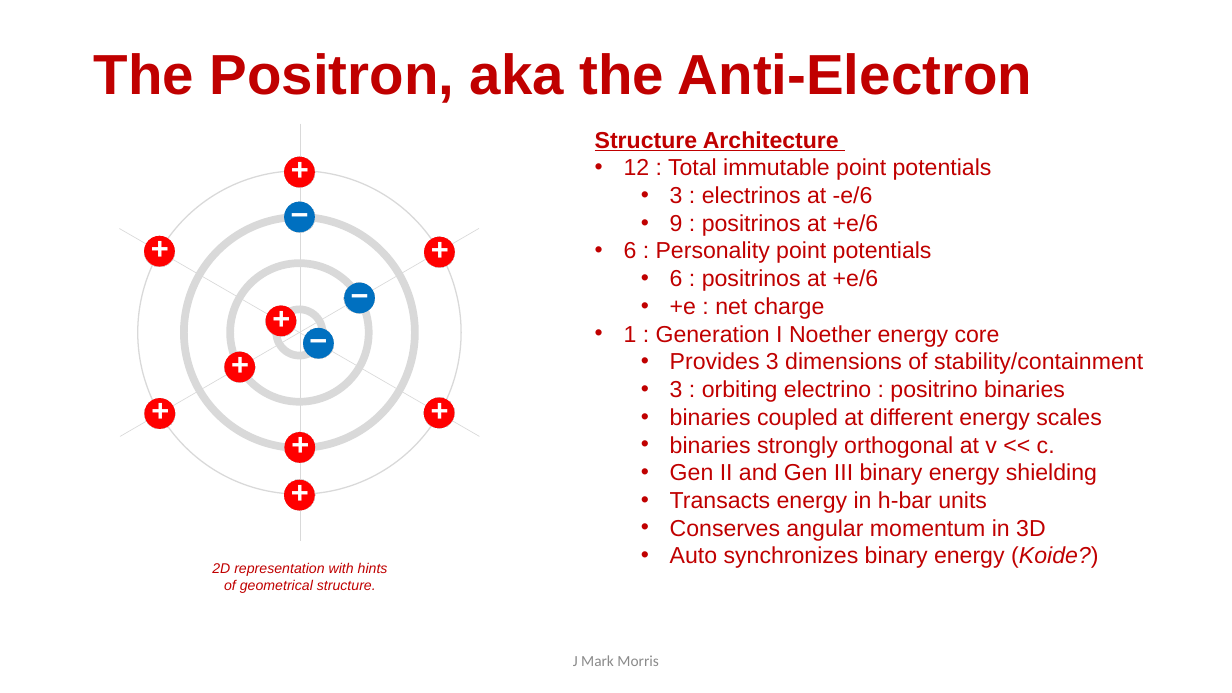
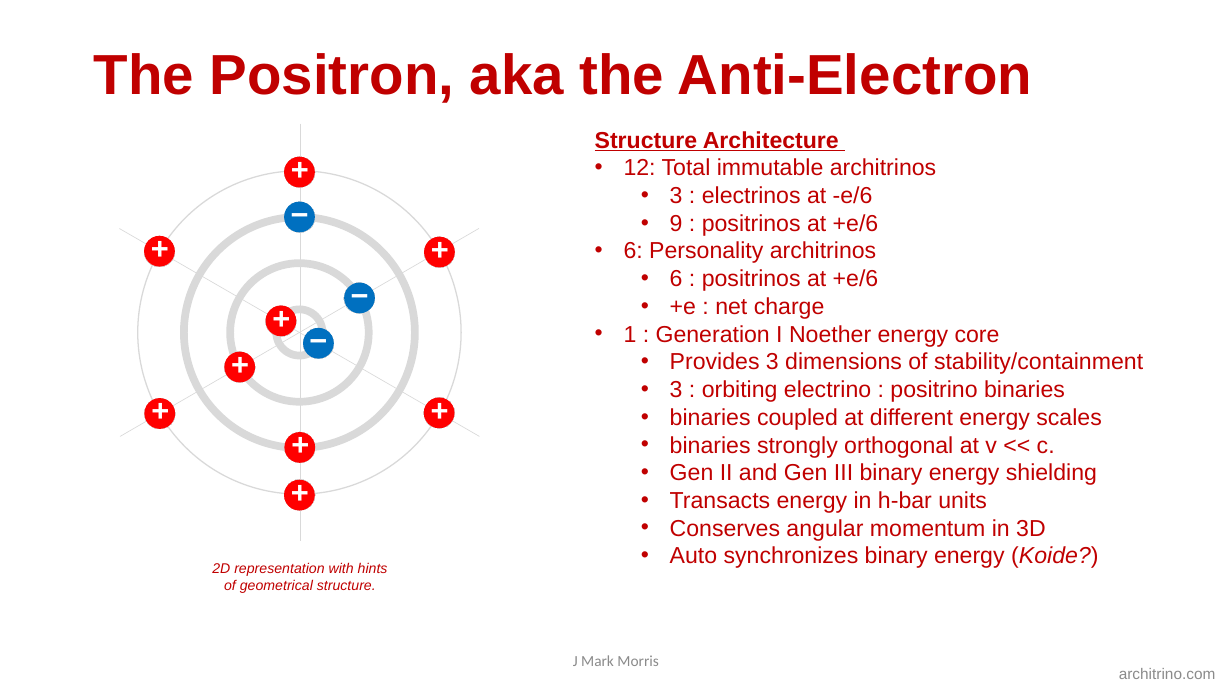
Before and after one commit to jmarkmorris/architrino, a slide deck: slide 15 of reference/archie/presentations/NPQG Assemblies - Intro.pptx. Drawn at 1232x693 pixels with LibreOffice and Linux fonts; fonts in the diff are those of the drawing. Boxes give left, top, right and bottom in pixels: in the first picture for what was removed or moved away, otherwise in the second. Text is boxed around its words. In the diff, an @@ line names an element or a change of style, - is before the commit and + after.

```diff
--- a/reference/archie/presentations/NPQG Assemblies - Intro.pptx
+++ b/reference/archie/presentations/NPQG Assemblies - Intro.pptx
@@ text at (624, 158, 936, 176): text changed @@
-• 12 : Total immutable point potentials
+• 12: Total immutable architrinos
@@ text at (624, 241, 876, 263): text changed @@
-• 6 : Personality point potentials
+• 6: Personality architrinos
@@ text added at (1119, 668, 1216, 679), 12 pt, text #8C8C8C @@
+architrino.com
```
Also in this commit, not shown: 35 other slides changed, 22 other files.
